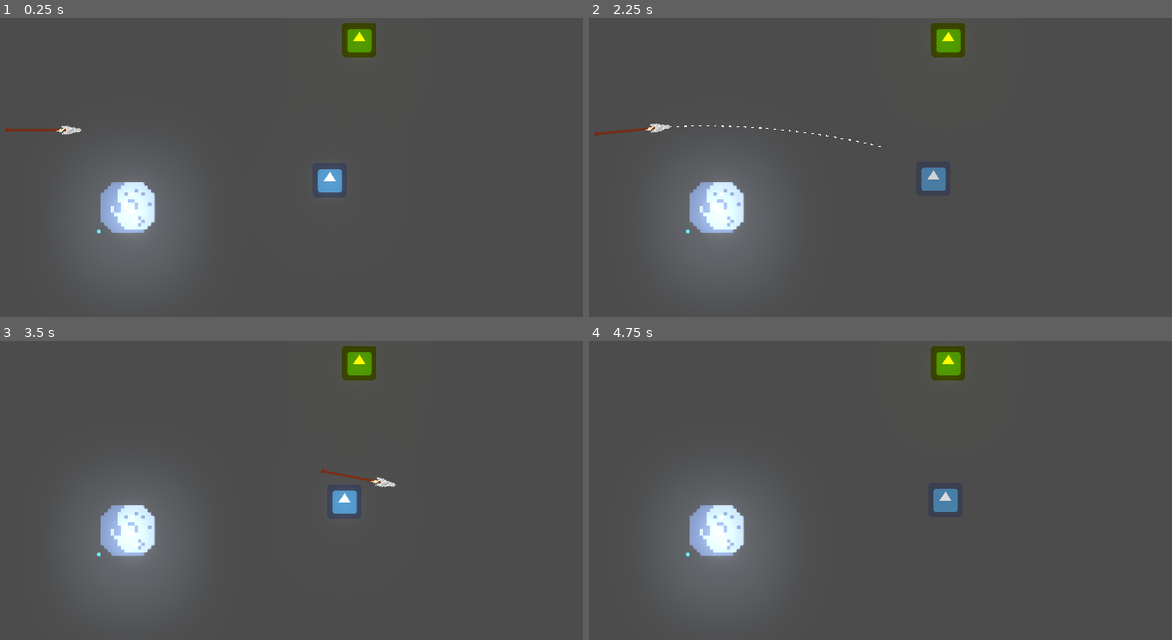
Above: before the commit, frames 1-4 (two rows, left to right).
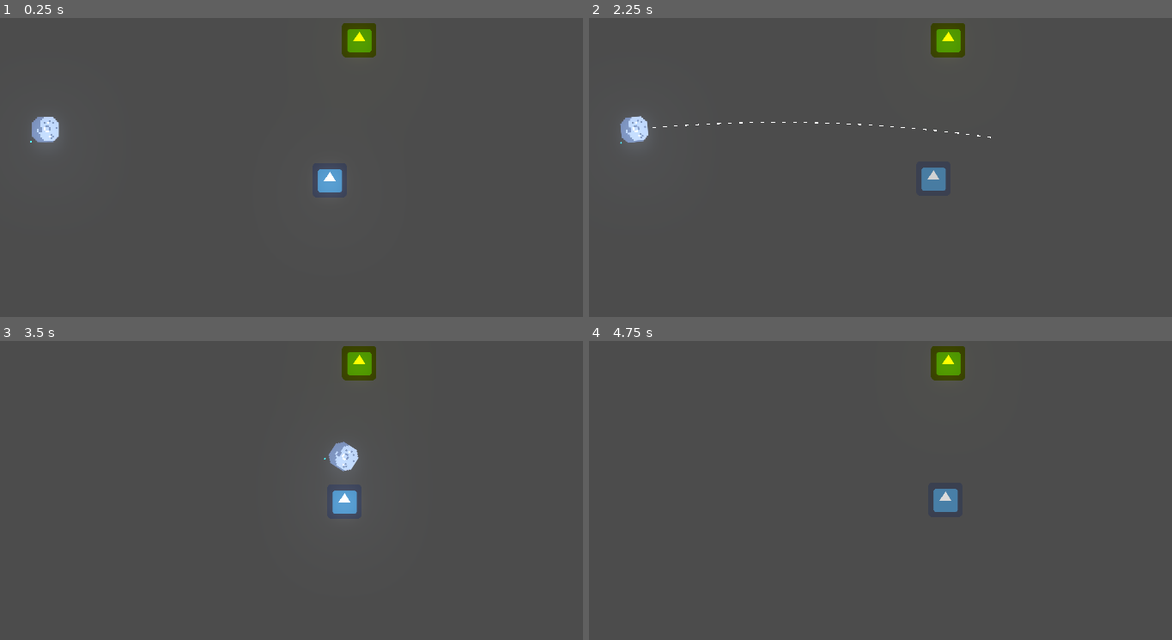
Above: after the commit, the same moments.

Repository: gjpp-go-dot/naia-game
Game: Godot game, scene res://scenes/Workspace.tscn
Two runs of this game, one before a commit and one after it. Both use one fixed random seed, a clock stepped at 60 frames per second and the inputs below. This scene is started directly instead of the project's main scene. The engine's default icon, where the game draws it, is replaced by a stand-in: a white triangle on a blue panel in a dark square.
Inputs (mouse positions are in pixels of both pictures, inside the frame that each line leads up to):
- Up to frame 1 (0.25 s): no input
- Up to frame 2 (2.25 s): tap Enter (ui_accept) at 0.5, 0.77, 1.25, 1.52 s; move the mouse to (979, 167) at 0.52 s; hold Right (ui_right) 0.53-2.03 s; click (979, 167) at 0.6 s; move the mouse to (693, 206) at 1.27 s; tap Space (attack_melee) at 1.35 s; click (693, 206) at 1.55 s; move the mouse to (897, 101) at 2.02 s; hold Left (ui_left) from 2.03 s (still down); right-click (897, 101) at 2.1 s
- Up to frame 3 (3.5 s): click (308, 424) at 2.3 s; move the mouse to (204, 589) at 2.77 s; release Left (ui_left) at 2.78 s; hold Right (ui_right) from 2.78 s (still down); click (204, 589) at 2.85 s; tap Enter (ui_accept) at 3.02 s
- Up to frame 4 (4.75 s): move the mouse to (1032, 568) at 3.52 s; click (1032, 568) at 3.6 s; tap Enter (ui_accept) at 3.77, 4.52 s; move the mouse to (623, 454) at 4.27 s; release Right (ui_right) at 4.28 s; hold Left (ui_left) from 4.28 s (still down); tap Space (attack_melee) at 4.35 s; click (623, 454) at 4.55 s

The runs differ from the first frame. In frame 1, 4.2% of the frame differs, in the area x 0-30%, y 33-84%; in frame 2, 4.3%; in frame 3, 4.4%, in the area x 15-68%, y 33-84%; in frame 4, 3.8%.

Commit message:
Criado sistema para lançamento do pedaço de lua

Diff:
--- a/scenes/Workspace.tscn
+++ b/scenes/Workspace.tscn
@@ -23,15 +23,11 @@
 
 [node name="ThowObject" parent="." instance=ExtResource( 2 )]
 position = Vector2( 278, 251 )
-throwObjectScene = ExtResource( 3 )
+throwObjectScene = ExtResource( 4 )
 
 [node name="AttackWithObject" parent="." instance=ExtResource( 6 )]
 position = Vector2( 710, 355 )
 attackObjectScene = ExtResource( 3 )
-
-[node name="Sprite" parent="." instance=ExtResource( 4 )]
-modulate = Color( 1.3, 1.3, 1.3, 1 )
-position = Vector2( 428, 406 )
 
 [node name="WorldEnvironment" type="WorldEnvironment" parent="."]
 environment = SubResource( 1 )
--- a/scenes/entities/EnemyBase.tscn
+++ b/scenes/entities/EnemyBase.tscn
@@ -150,5 +150,3 @@
 
 [node name="CollisionShape2D" type="CollisionShape2D" parent="Area2D"]
 shape = SubResource( 1 )
-
-[connection signal="body_entered" from="Area2D" to="." method="_on_Area2D_body_entered"]
--- a/scenes/objects/MoonPeace.tscn
+++ b/scenes/objects/MoonPeace.tscn
@@ -1,12 +1,36 @@
-[gd_scene load_steps=4 format=2]
+[gd_scene load_steps=7 format=2]
 
 [ext_resource path="res://assets/moon-pixel-icon-sticker-design-260nw-759577396-removebg-preview.png" type="Texture" id=1]
 [ext_resource path="res://src/shaders/PixelPerfect.gdshader" type="Shader" id=2]
+[ext_resource path="res://src/objects/MoonPeace.gd" type="Script" id=3]
 
 [sub_resource type="ShaderMaterial" id=1]
 shader = ExtResource( 2 )
 
-[node name="Sprite" type="Sprite"]
-modulate = Color( 1.5, 1.5, 1.5, 1 )
+[sub_resource type="CircleShape2D" id=2]
+radius = 53.3667
+
+[sub_resource type="CircleShape2D" id=3]
+radius = 27.0
+
+[node name="MoonPeace" type="RigidBody2D"]
 material = SubResource( 1 )
+mass = 0.75
+script = ExtResource( 3 )
+
+[node name="CollisionShape2D" type="CollisionShape2D" parent="."]
+scale = Vector2( 0.5, 0.5 )
+shape = SubResource( 2 )
+
+[node name="Sprite" type="Sprite" parent="."]
+modulate = Color( 1.3, 1.3, 1.3, 1 )
+scale = Vector2( 0.5, 0.5 )
 texture = ExtResource( 1 )
+offset = Vector2( -3, 10 )
+
+[node name="Area2D" type="Area2D" parent="."]
+
+[node name="CollisionShape2D" type="CollisionShape2D" parent="Area2D"]
+shape = SubResource( 3 )
+
+[connection signal="body_shape_entered" from="Area2D" to="." method="_on_Area2D_body_shape_entered"]
--- /dev/null
+++ b/src/objects/MoonPeace.gd
@@ -0,0 +1,67 @@
+extends RigidBody2D
+
+var targetAimPoint = Vector2(0,0)
+var launched = false
+var collided = false
+
+export var freeze: bool = true setget set_freeze
+
+var speed = 0.0 setget setSpeed, getSpeed
+
+func setSpeed(newSpeed):
+	speed = newSpeed
+
+func getSpeed():
+	return speed
+
+func calculate_speed():
+	return (targetAimPoint - global_position).normalized() * ((speed) * (weight * mass))
+
+func throw():
+	set_freeze(false)
+	launched = true
+
+	apply_central_impulse(calculate_speed())
+
+func aim_on(target: Vector2):
+	look_at(target)
+	targetAimPoint = target
+
+func _physics_process(delta):
+	if not collided:
+		rotate(deg2rad((0.1 * (delta * 60) * ((weight * mass)))))
+
+func get_prediction_line():
+	var lines_to_draw = []
+	var pos = position
+
+	var velocity = calculate_speed()
+	var num_points = 100
+	var gravity_weight = (weight * mass)
+	var step = 1.75 / num_points
+
+	for _i in range(num_points):
+		var new_pos = pos + velocity * step + Vector2(0, 9.8) * gravity_weight * step * step
+		var new_velocity = velocity + Vector2(0, 9.8) * gravity_weight * step
+		lines_to_draw.append([pos, new_pos])
+		pos = new_pos
+		velocity = new_velocity
+
+	return lines_to_draw
+
+func set_freeze(_freeze: bool):
+	freeze = _freeze
+	if _freeze:
+		mode = RigidBody2D.MODE_STATIC
+		set_physics_process(false)
+	else:
+		mode = RigidBody2D.MODE_RIGID
+		set_physics_process(true)
+
+func _ready():
+	set_freeze(freeze)
+
+
+func _on_Area2D_body_shape_entered(_body_rid: RID, body: Node, _body_shape_index: int, _local_shape_index: int):
+	if not body == self:
+		collided = true
--- a/src/traits/ThrowObject.gd
+++ b/src/traits/ThrowObject.gd
@@ -1,10 +1,10 @@
 extends Node2D
 
 export (PackedScene) var throwObjectScene = null
+export (float) var throwSpeed = 70.0
 
 var throwObject = null
 var aiming = false
-var throwSpeed = 70
 
 func _ready():
 	assert(throwObjectScene != null)
